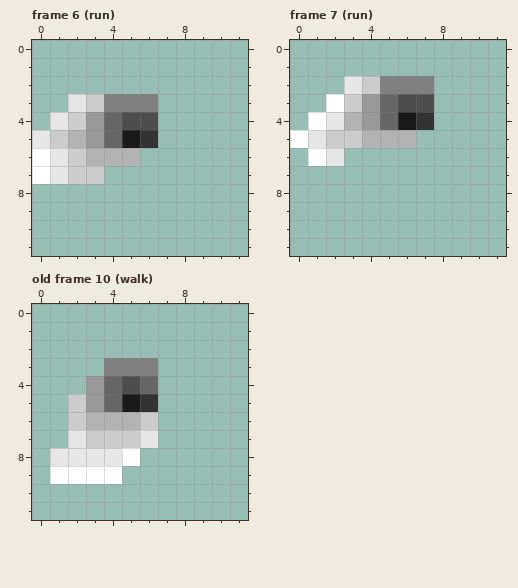
Pixel-art file: Runtime/Visuals/Characters/ParametricMan.ase. The picture above is the old version.
12x12 pixels, 11 frames. Shown: frame 6 (run), frame 7 (run), old frame 10 (walk). The commit also changed other frames, which this record leaves out.
The result:
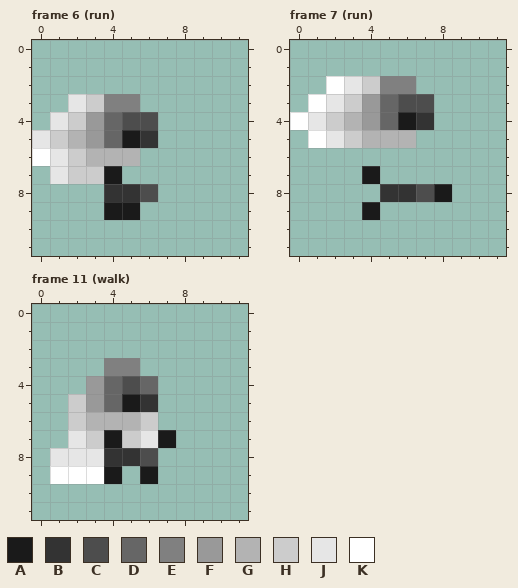
Palette (. is transparent): A #1a1a1a  B #333333  C #4d4d4d  D #666666  E #808080  F #999999  G #b3b3b3  H #cccccc  J #e6e6e6  K #ffffff
A new or re-ordered frame is compared with the old frame closest to it.
Changes in this commit:
layer "Legs" now shown
layer "RightFoot" now shown
layer "LeftFoot" now shown
layer "RightHand" now shown
layer "LeftHand" now shown
frames re-ordered
Frame 6 (run):
y 3: x 6 E -> .
y 7: x 0 K -> .; x 4 . -> A
y 8: x 4..6 ... -> BBC
y 9: x 4..5 .. -> AA
Frame 7 (run):
y 2: x 2 . -> K; x 7 E -> .
y 3: x 1..2 .K -> KJ
y 4: x 0..2 .KJ -> KJH
y 5: x 0..2 KJH -> .KJ
y 6: x 1..2 KJ -> ..
y 7: x 4 . -> A
y 8: x 5..8 .... -> BBCA
y 9: x 4 . -> A
Frame 11 (walk) against old frame 10 (walk):
y 3: x 6 E -> .
y 7: x 4 H -> A; x 7 . -> A
y 8: x 4..6 JK. -> BBC
y 9: x 4 K -> A; x 6 . -> A
Where, in picture pixels (left, top, right, bottom), the same in both pictures:
changed: (32, 94, 158, 220)
changed: (290, 76, 452, 220)
changed: (104, 358, 176, 484)
